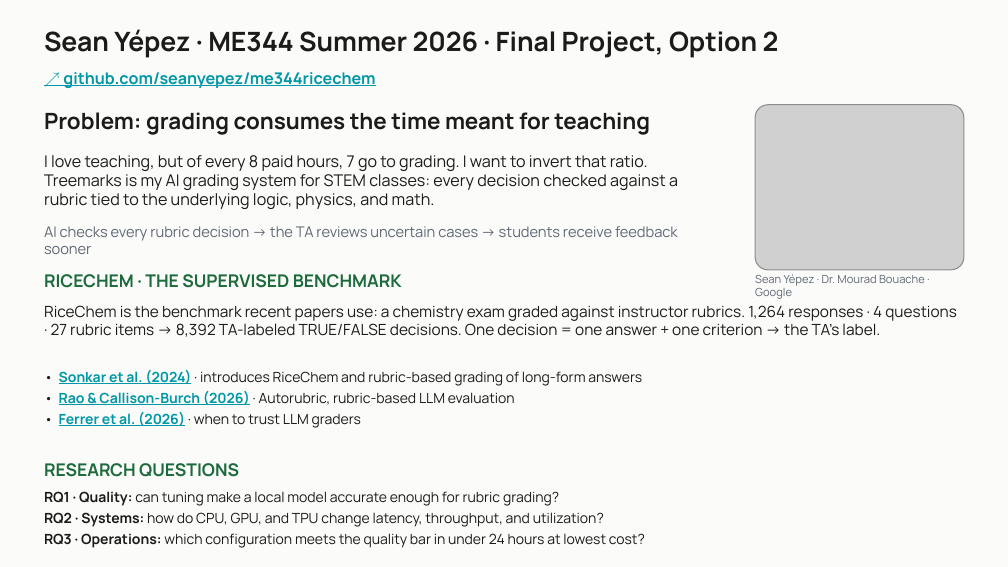
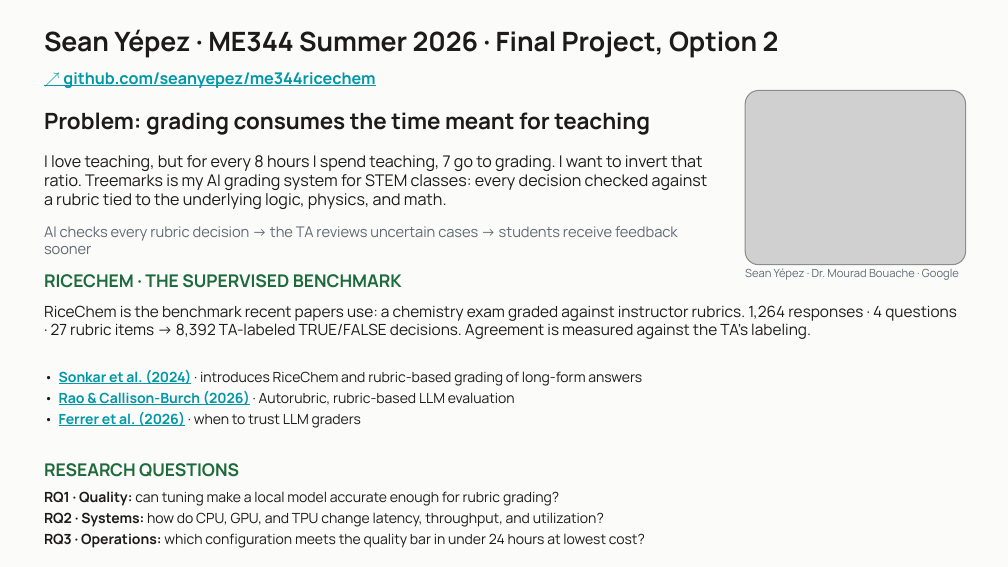
Before and after one commit to seanyepez/me344ricechem, a slide deck: slide 1 of slides/ME344_RiceChem_Option2_5_Slides.pptx. Drawn at 1008x567 pixels with LibreOffice and Linux fonts; fonts in the diff are those of the drawing; grey boxes stand for pictures. Boxes give left, top, right and bottom in pixels: in the first picture for what was removed or moved away, otherwise in the second. Text is boxed around its words. In the diff, an @@ line names an element or a change of style, - is before the commit and + after.

```diff
--- a/slides/ME344_RiceChem_Option2_5_Slides.pptx
+++ b/slides/ME344_RiceChem_Option2_5_Slides.pptx
@@ picture: place and size @@
-picture at [755, 105, 964, 270]
+picture at [745, 91, 966, 265]
@@ text at [44, 155, 708, 209]: text changed @@
-I love teaching, but of every 8 paid hours, 7 go to grading. I want to invert that ratio. Treemarks is my AI grading system for STEM classes: every decision checked against a rubric tied to the underlying logic, physics, and math.
+I love teaching, but for every 8 hours I spend teaching, 7 go to grading. I want to invert that ratio. Treemarks is my AI grading system for STEM classes: every decision checked against a rubric tied to the underlying logic, physics, and math.
@@ text "Sean Yépez · Dr. Mourad ..." rewrapped from [755, 274, 925, 299] to [745, 268, 959, 280] @@
@@ text at [44, 305, 957, 339]: text changed @@
-RiceChem is the benchmark recent papers use: a chemistry exam graded against instructor rubrics. 1,264 responses · 4 questions · 27 rubric items → 8,392 TA-labeled TRUE/FALSE decisions. One decision = one answer + one criterion → the TA's label.
+RiceChem is the benchmark recent papers use: a chemistry exam graded against instructor rubrics. 1,264 responses · 4 questions · 27 rubric items → 8,392 TA-labeled TRUE/FALSE decisions. Agreement is measured against the TA's labeling.
```
Also in this commit, not shown: 3 other slides changed, 1 slide added, 1 slide removed, 1 other file.
